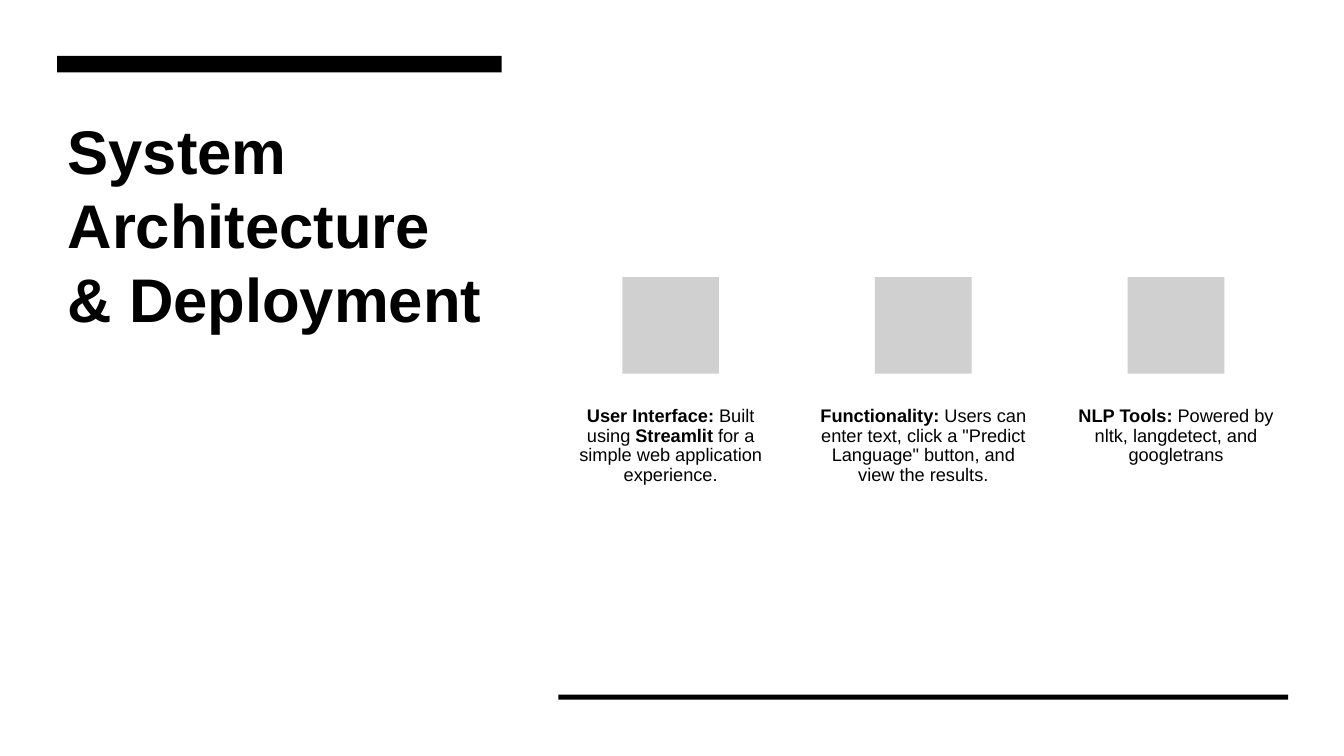
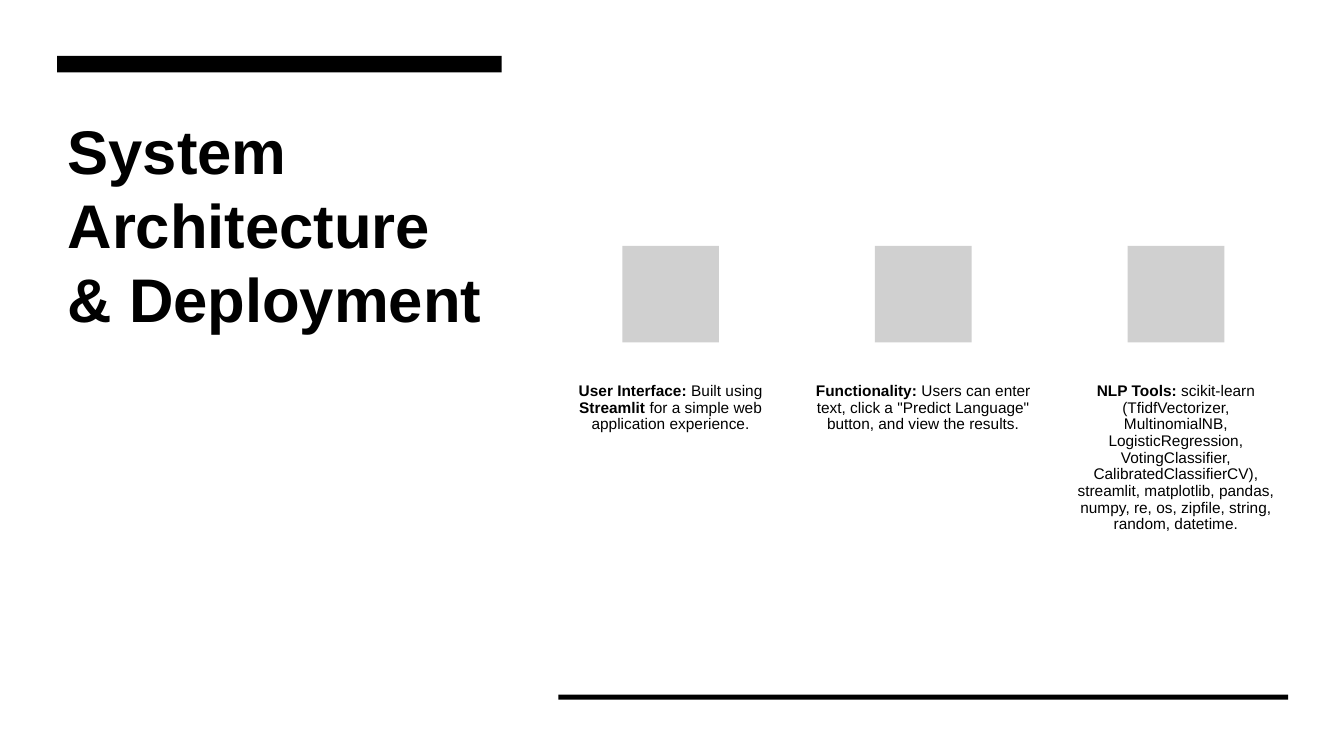
Before and after one commit to bnasimiyuK/Language-Processing, a slide deck: slide 8 of Language Identification System for Short Text.pptx. Drawn at 1344x756 pixels with LibreOffice and Linux fonts; fonts in the diff are those of the drawing; grey boxes stand for pictures. Boxes give left, top, right and bottom in pixels: in the first picture for what was removed or moved away, otherwise in the second. Text is boxed around its words. In the diff, an @@ line names an element or a change of style, - is before the commit and + after.

```diff
--- a/Language Identification System for Short Text.pptx
+++ b/Language Identification System for Short Text.pptx
@@ 3 pictures: place and size @@
-3 pictures at [622, 277, 1225, 374]
+3 pictures at [622, 246, 1225, 343]
@@ text "User Interface: Built using Streamlit ...": place and size @@
-text "User Interface: Built using Streamlit ..." at [579, 408, 762, 485]
+text "User Interface: Built using Streamlit ..." at [579, 385, 762, 433]
@@ text "User Interface: Built using Streamlit ..." at [579, 385, 762, 433]: size 13 to 11 pt @@
@@ text "Functionality: Users can enter text, ..." at [816, 385, 1030, 431]: size 13 to 11 pt @@
@@ text "Functionality: Users can enter text, ...": place and size @@
-text "Functionality: Users can enter text, ..." at [820, 408, 1026, 481]
+text "Functionality: Users can enter text, ..." at [816, 385, 1030, 431]
@@ text added at [1078, 385, 1274, 531], 11 pt, text #000000 @@
+NLP Tools: scikit-learn (TfidfVectorizer, MultinomialNB, LogisticRegression, VotingClassifier, CalibratedClassifierCV), streamlit, matplotlib, pandas, numpy, re, os, zipfile, string, random, datetime.
@@ text removed at [1078, 408, 1273, 465] @@
-NLP Tools: Powered by nltk, langdetect, and googletrans
```
Also in this commit, not shown: 5 other slides changed.
